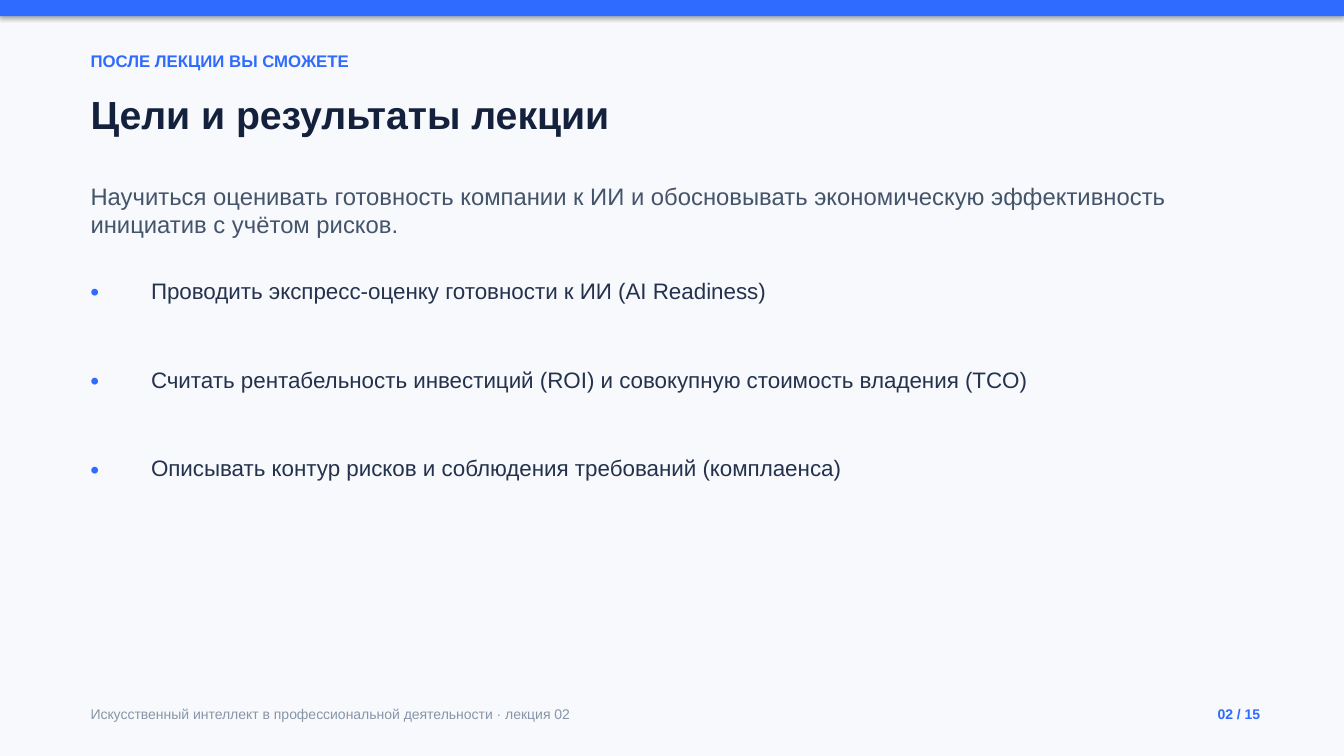
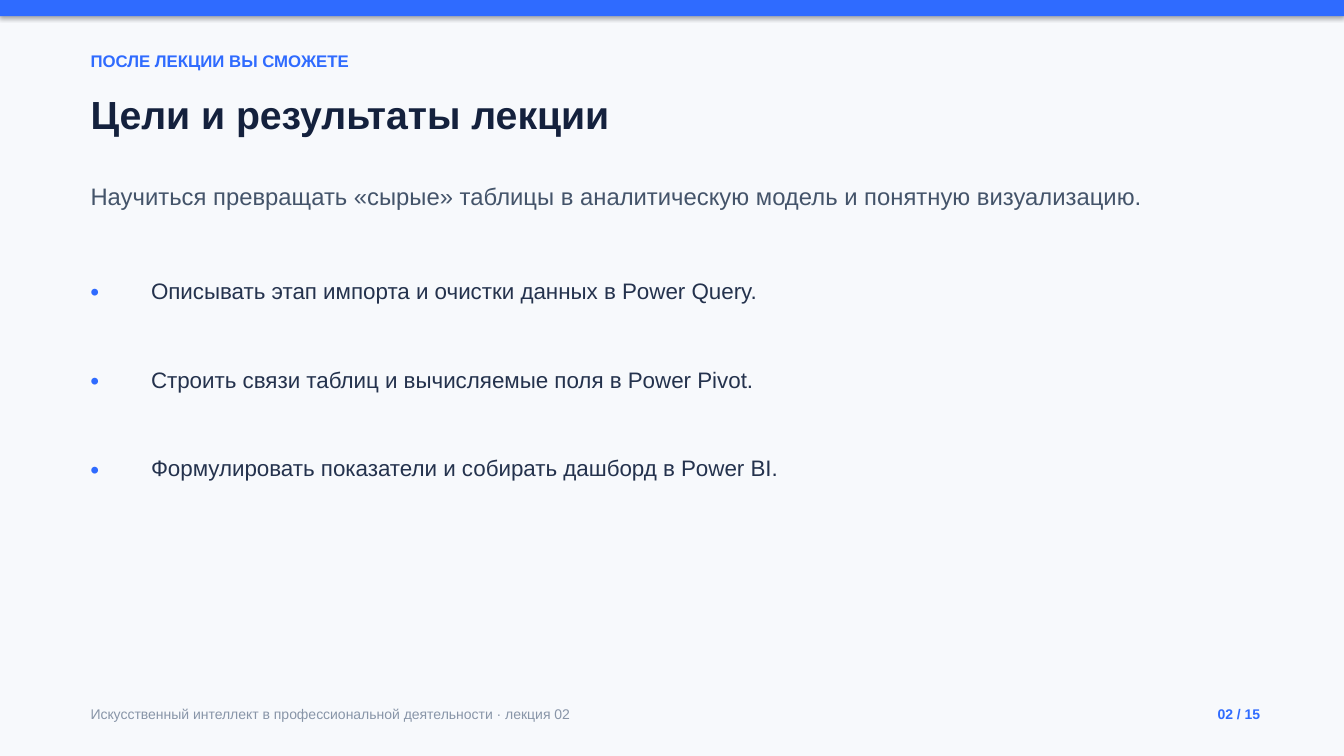
Before and after one commit to ketty3/ketty3.github.io, a slide deck: slide 2 of presentations/lecture-02.pptx. Drawn at 1344x756 pixels with LibreOffice and Linux fonts; fonts in the diff are those of the drawing. Boxes give left, top, right and bottom in pixels: in the first picture for what was removed or moved away, otherwise in the second. Text is boxed around its words. In the diff, an @@ line names an element or a change of style, - is before the commit and + after.

```diff
--- a/presentations/lecture-02.pptx
+++ b/presentations/lecture-02.pptx
@@ text at <box>91,187,1141,210</box>: text changed @@
-Научиться оценивать готовность компании к ИИ и обосновывать экономическую эффективность инициатив с учётом рисков.
+Научиться превращать «сырые» таблицы в аналитическую модель и понятную визуализацию.
@@ text at <box>151,283,757,304</box>: text changed @@
-Проводить экспресс-оценку готовности к ИИ (AI Readiness)
+Описывать этап импорта и очистки данных в Power Query.
@@ text at <box>151,371,753,393</box>: text changed @@
-Считать рентабельность инвестиций (ROI) и совокупную стоимость владения (TCO)
+Строить связи таблиц и вычисляемые поля в Power Pivot.
@@ text at <box>151,459,778,481</box>: text changed @@
-Описывать контур рисков и соблюдения требований (комплаенса)
+Формулировать показатели и собирать дашборд в Power BI.
```
Also in this commit, not shown: 13 other slides changed, 1 slide added, 1 slide removed, 43 other files.
